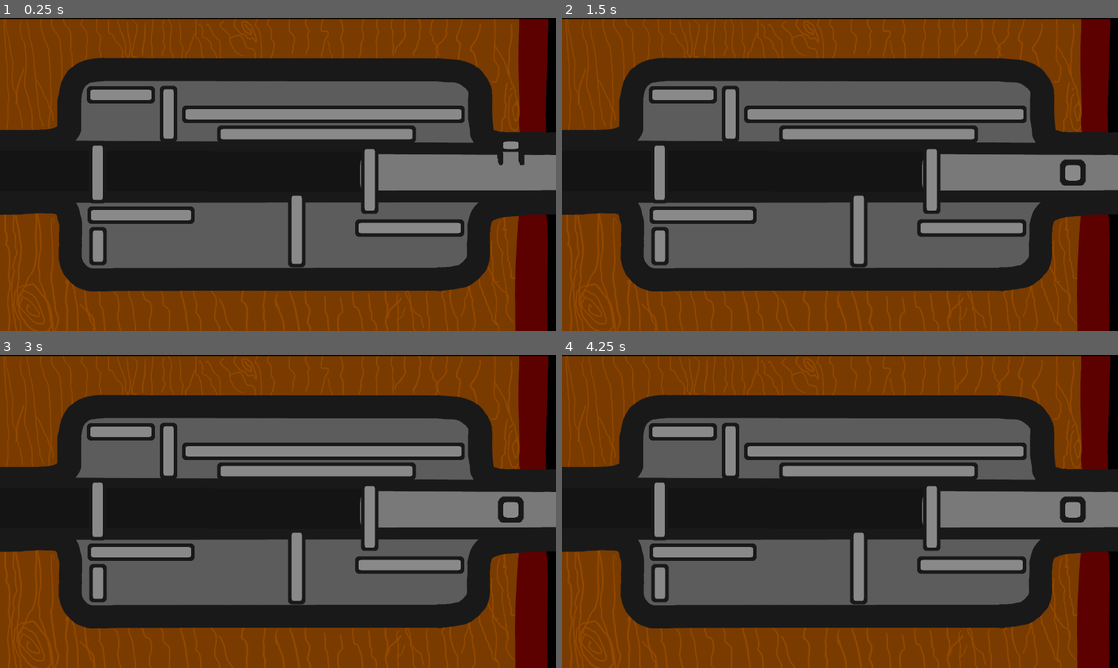
Above: before the commit, frames 1-4 (two rows, left to right).
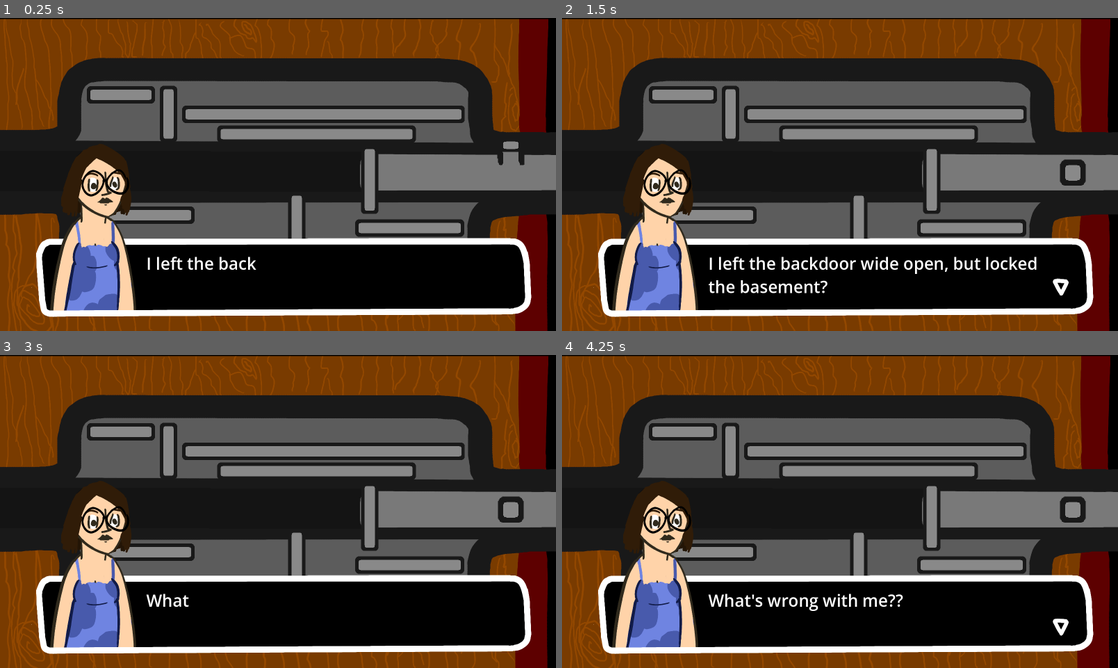
Above: after the commit, the same moments.

Repository: MarmadileManteater/Carbuncle-Game
Game: Godot game, scene res://scenes/lock_puzzle_3/lock_puzzle_3.tscn
Two runs of this game, one before a commit and one after it. Both use one fixed random seed, a clock stepped at 60 frames per second and the inputs below. This scene is started directly instead of the project's main scene. Sound files missing from this copy of the repository are replaced by a short silence.
Inputs (mouse positions are in pixels of both pictures, inside the frame that each line leads up to):
- Up to frame 1 (0.25 s): no input
- Up to frame 2 (1.5 s): tap Enter at 0.5 s; move the mouse to (962, 158) at 0.52 s; hold Right (ui_right) from 0.53 s (still down); click (962, 158) at 0.67 s; tap Space at 1.25 s; move the mouse to (728, 190) at 1.27 s
- Up to frame 3 (3 s): move the mouse to (333, 442) at 2.02 s; release Right (ui_right) at 2.03 s; hold Left (ui_left) 2.03-2.78 s; tap Enter at 2.75 s; move the mouse to (250, 574) at 2.77 s; hold Right (ui_right) from 2.78 s (still down); click (250, 574) at 2.92 s
- Up to frame 4 (4.25 s): keep holding Right (ui_right); move the mouse to (1006, 558) at 3.52 s

The runs differ from the first frame. In frame 1, 24% of the frame differs, in the area x 5-96%, y 40-96%; in frame 2, 24%; in frame 3, 24%; in frame 4, 24%.

Commit message:
swapped basement lock puzzles

Diff:
--- a/project/scenes/kitchen/kitchen.tscn
+++ b/project/scenes/kitchen/kitchen.tscn
@@ -122,7 +122,7 @@
 position = Vector2(547, 290)
 cursor = 3
 size = Vector2(197.555, 456.91)
-scene = "lock_puzzle_1"
+scene = "lock_puzzle_3"
 
 [node name="BackdoorLock" parent="Clickable" unique_id=1772063982 instance=ExtResource("13_pyrih")]
 position = Vector2(1428, 396)
--- a/project/scenes/lock_puzzle_2/lock_puzzle_2.tscn
+++ b/project/scenes/lock_puzzle_2/lock_puzzle_2.tscn
@@ -28,7 +28,7 @@
 length = 228
 
 [node name="PuzzlePiece4" parent="LockPuzzle" unique_id=1535320449 instance=ExtResource("3_mwvah")]
-position = Vector2(539, 300)
+position = Vector2(539, 382)
 rotation = 1.5707964
 length = 185
 direction = 1
--- a/project/scenes/lock_puzzle_3/lock_puzzle_3.gd
+++ b/project/scenes/lock_puzzle_3/lock_puzzle_3.gd
@@ -4,7 +4,8 @@
 # Called when the node enters the scene tree for the first time.
 func _ready() -> void:
 	nest($LockPuzzle)
-	pass # Replace with function body.
+	super()
+	$BasementLock.advance()
 
 
 # Called every frame. 'delta' is the elapsed time since the previous frame.
--- a/project/scenes/lock_puzzle_3/lock_puzzle_3.tscn
+++ b/project/scenes/lock_puzzle_3/lock_puzzle_3.tscn
@@ -3,6 +3,8 @@
 [ext_resource type="Script" uid="uid://yuyaxx0ny104" path="res://scenes/lock_puzzle_3/lock_puzzle_3.gd" id="1_6xy55"]
 [ext_resource type="PackedScene" uid="uid://bf2nt0ibn252v" path="res://scenes/lock_puzzle/lock_puzzle.tscn" id="2_kslug"]
 [ext_resource type="PackedScene" uid="uid://drorgjbwrm5x" path="res://scenes/puzzle_piece/puzzle_piece.tscn" id="3_kslug"]
+[ext_resource type="PackedScene" uid="uid://bkvjjvf73aaod" path="res://scenes/dialogs/dialogs.tscn" id="4_smbfr"]
+[ext_resource type="PackedScene" uid="uid://cw8n73x31nrww" path="res://scenes/dialog/dialog.tscn" id="5_oeoxi"]
 
 [node name="LockPuzzle3" type="Node2D" unique_id=250860321]
 script = ExtResource("1_6xy55")
@@ -59,3 +61,16 @@
 [node name="PuzzlePiece10" parent="LockPuzzle" unique_id=1548873244 instance=ExtResource("3_kslug")]
 position = Vector2(931, 277)
 length = 781
+
+[node name="BasementLock" parent="." unique_id=1448613965 instance=ExtResource("4_smbfr")]
+position = Vector2(746, 621)
+
+[node name="Dialog" parent="BasementLock" unique_id=1634559854 instance=ExtResource("5_oeoxi")]
+text = "I left the backdoor wide open, but locked the basement?"
+portrait = 1
+portrait_position = 0
+
+[node name="Dialog2" parent="BasementLock" unique_id=1613788069 instance=ExtResource("5_oeoxi")]
+text = "What's wrong with me??"
+portrait = 1
+portrait_position = 0
